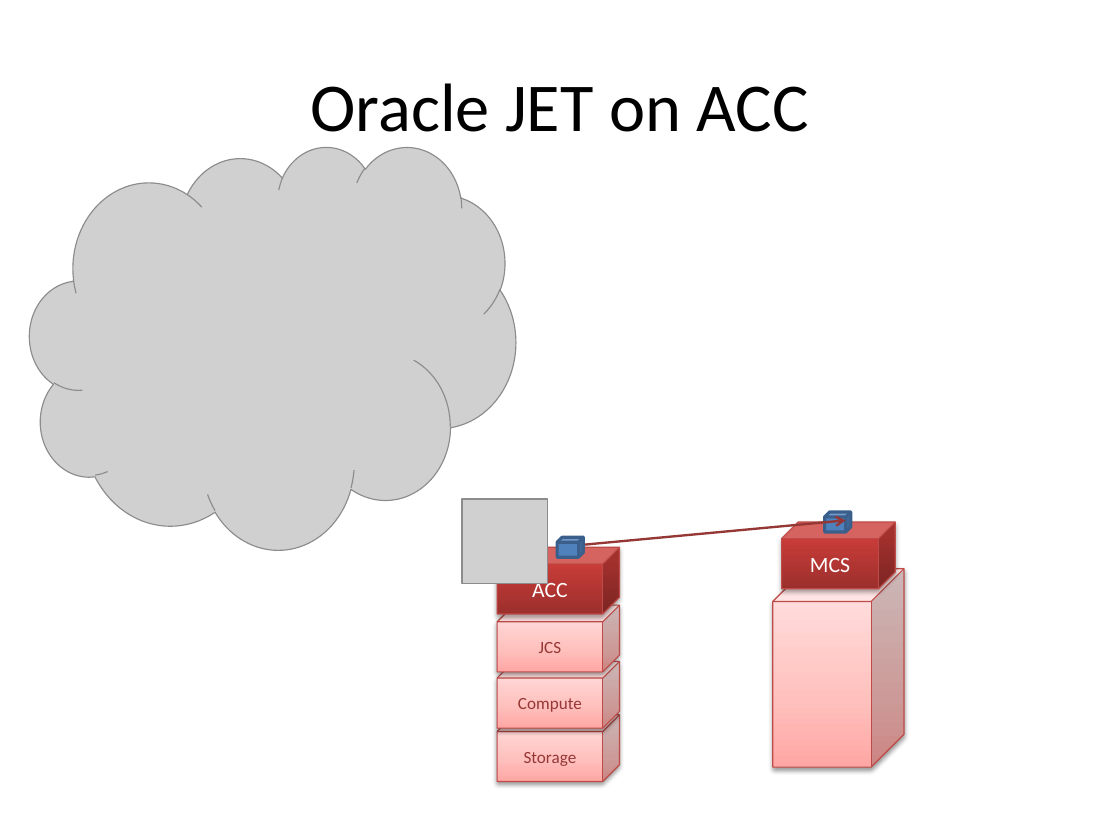
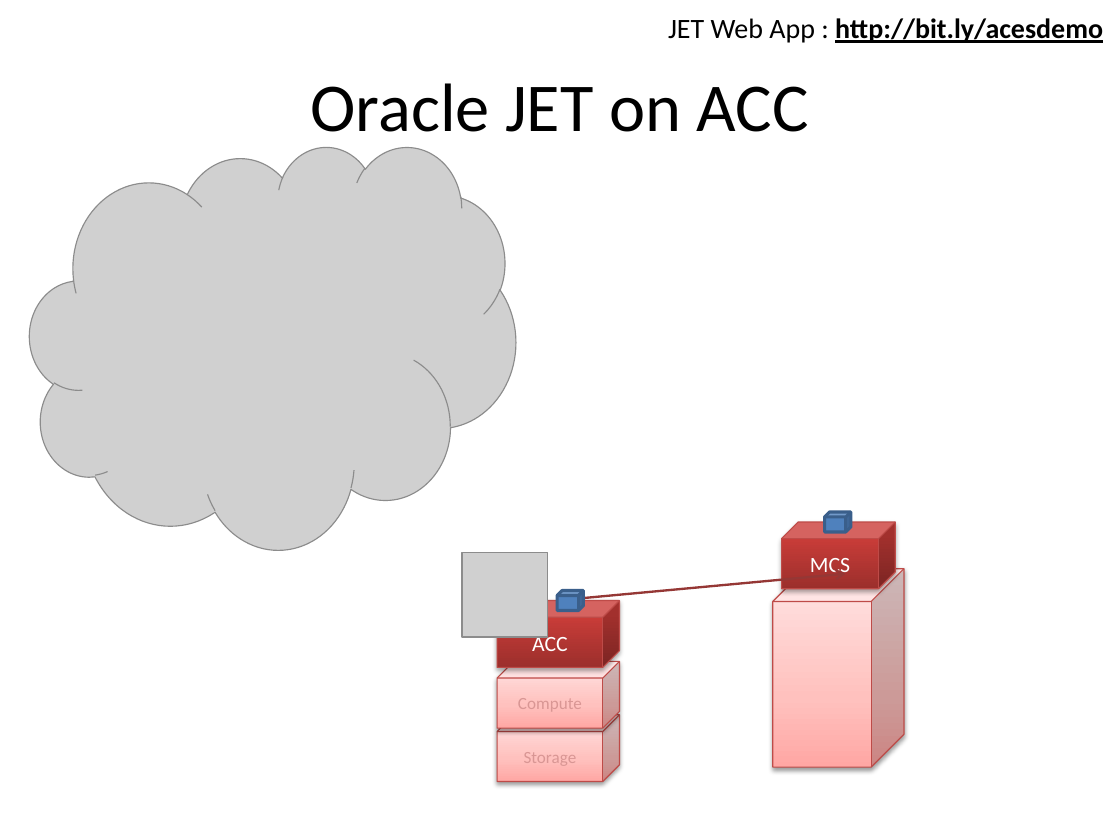
Before and after one commit to lucasjellema/aced-cloud-demo-ofmw2016-valencia, a slide deck: slide 8 of soaring-through-the-clouds-ofmw-forum2016-valencia-demo.pptx. Drawn at 1120x840 pixels with LibreOffice and Linux fonts; fonts in the diff are those of the drawing; grey boxes stand for pictures. Boxes give left, top, right and bottom in pixels: in the first picture for what was removed or moved away, otherwise in the second. Text is boxed around its words. In the diff, an @@ line names an element or a change of style, - is before the commit and + after.

```diff
--- a/soaring-through-the-clouds-ofmw-forum2016-valencia-demo.pptx
+++ b/soaring-through-the-clouds-ofmw-forum2016-valencia-demo.pptx
@@ text added at [668, 18, 1103, 43], 18 pt, text #000000, bold, underline @@
+JET Web App : http://bit.ly/acesdemo
@@ 2 cubes, 1 picture, 1 arrow: place and size @@
-2 cubes, 1 picture, 1 arrow at [463, 500, 846, 615]
+2 cubes, 1 picture, 1 arrow at [463, 552, 846, 668]
@@ cube removed at [497, 605, 619, 672] @@
-JCS
@@ cube "Compute" at [497, 662, 619, 729]: text colour #953735 to #D99694 @@
@@ cube "Storage" at [497, 715, 619, 782]: text colour #953735 to #D99694 @@
```
Also in this commit, not shown: 2 other slides changed, 1 other file.
